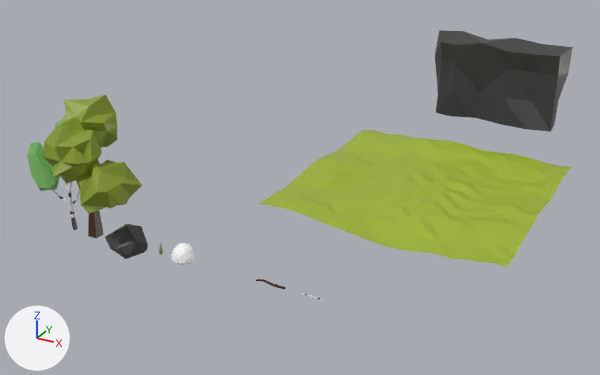
A saved change to the Blender file Assets/Models/Models.blend.
The view is the same before and after, from a 50 mm lens placed at (21.7, -40.9, 28.0), pointed at (-9.3, 15.4, -0.2). Arrows for +X, +Y and +Z are at lower left; the lights stay in place.

Objects in the first picture: 'Cliff A', 'Rock A', 'Slime', 'Stick A', 'Terrain A', 'Tree A', 'Tree B'.
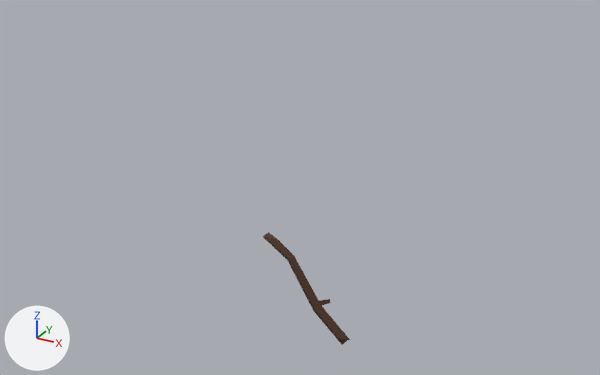
What the commit changed:
Object 'Tree A' (ob_tree_a) is now hidden.
Object 'Tree B' (ob_tree_b) is now hidden.
Object 'Terrain A' (ob_terrain_a) is now hidden.
Object 'Cliff A' (ob_cliff_a) is now hidden.
Object 'Rock A' (ob_rock_a) is now hidden.
Object 'Slime' (ob_slime) is now hidden.
Object 'Stick A' (ob_stick_a) moves from (-3.0, 0.0, 0.0) to (-0.39, 0.0, 0.43).
Object 'Stick A' (ob_stick_a) turns from (0, 0, 0) to (33, 47, 0) degrees about x, y and z.
Object 'Stick A' (ob_stick_a) is rescaled from (1.0, 1.0, 1.0) to (3.84, 3.84, 3.84).

Changed parts and their boxes [x1, y1, x2, y2] in the pictures (600 x 375 px):
'Terrain A', hidden (green): before [260, 130, 572, 267]
'Cliff A', hidden (black): before [435, 30, 573, 132]
'Tree A', hidden (green): before [43, 95, 142, 238]
'Stick A', moved, turned, rescaled: before [256, 279, 286, 289]; after [263, 232, 350, 345]
'Tree B', hidden (green): before [27, 120, 80, 230]
'Rock A', hidden (black): before [105, 224, 148, 259]
'Slime', hidden: before [171, 243, 197, 265]
